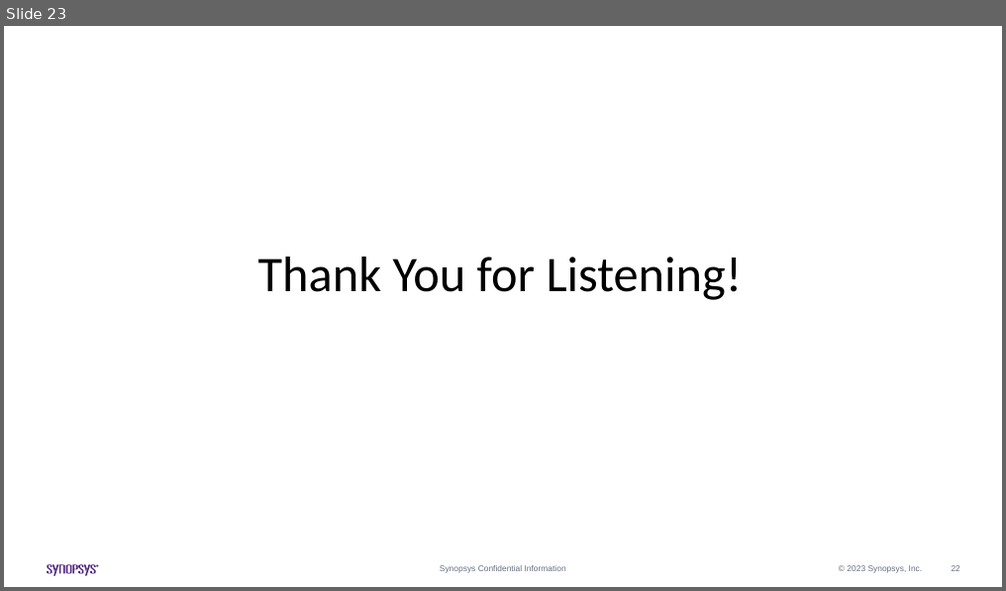
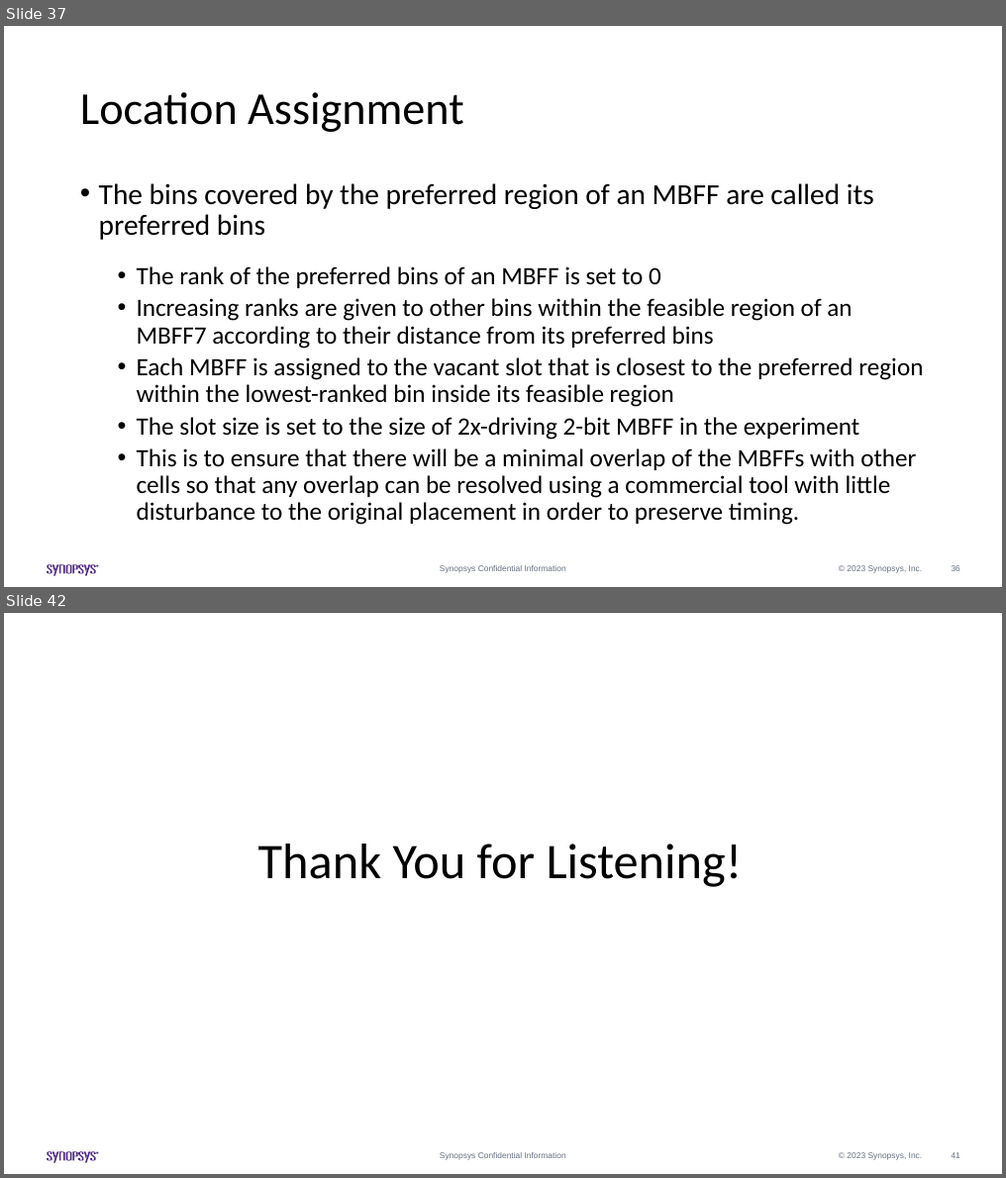
Before and after one commit to Pacific-Feng-Studuies/Studied-Papers, a slide deck: Synopsys Intern/Generation of Mixed-Driving Multi-Bit Flip-Flops for Power/Generation of Mixed-Driving Multi-Bit Flip-Flops for Power.pptx. Shown one above the other, each under a label of ours: slide 23 before the commit, slides 37 and 42 after it; the slides between them are not shown. The pictures are 1006x591 and 1006x1178 pixels, drawn with LibreOffice and Linux fonts; fonts in the diff are those of the drawing. Boxes give left, top, right and bottom in pixels: in the first picture for what was removed or moved away, otherwise in the second. Text is boxed around its words. In the diff, an @@ line names an element or a change of style, - is before the commit and + after.

```diff
--- a/Synopsys Intern/Generation of Mixed-Driving Multi-Bit Flip-Flops for Power/Generation of Mixed-Driving Multi-Bit Flip-Flops for Power.pptx
+++ b/Synopsys Intern/Generation of Mixed-Driving Multi-Bit Flip-Flops for Power/Generation of Mixed-Driving Multi-Bit Flip-Flops for Power.pptx
@@ slide 37 added at box(4, 26, 1002, 587), background #FFFFFF; not listed: 14 template elements that a slide beside it also shows @@
@@ title added at box(80, 92, 463, 132), 44 pt, text #000000 @@
+Location Assignment
@@ text added at box(99, 183, 923, 525), 24 pt, text #000000 @@
+• The bins covered by the preferred region of an MBFF are called its preferred bins
+  • The rank of the preferred bins of an MBFF is set to 0
+  • Increasing ranks are given to other bins within the feasible region of an MBFF7 according to their distance from its preferred bins
+  • Each MBFF is assigned to the vacant slot that is closest to the preferred region within the lowest-ranked bin inside its feasible region
+  • The slot size is set to the size of 2x-driving 2-bit MBFF in the experiment
+  • This is to ensure that there will be a minimal overlap of the MBFFs with other cells so that any overlap can be resolved using a commercial tool with little disturbance to the original placement in order to preserve timing.
@@ what was slide 23 is now slide 42 @@
@@ page number at box(951, 1153, 960, 1158): text changed @@
-22
+41
```
Also in this commit, not shown: 1 slide changed, 18 other slides added.
